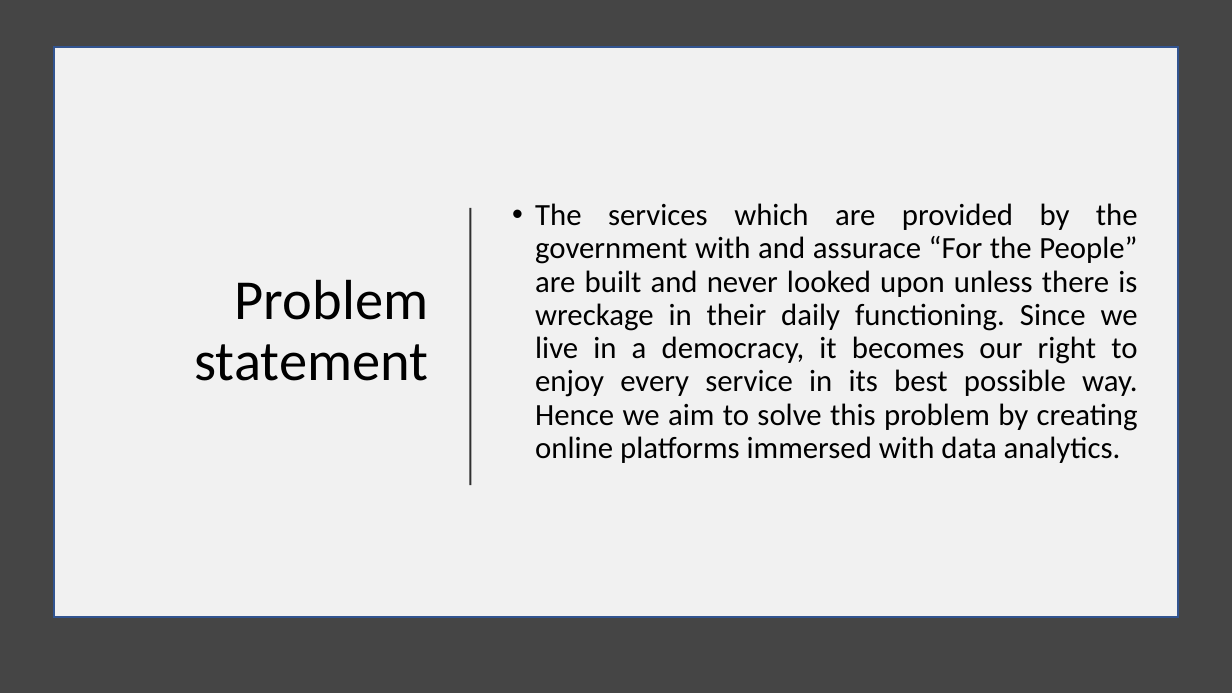
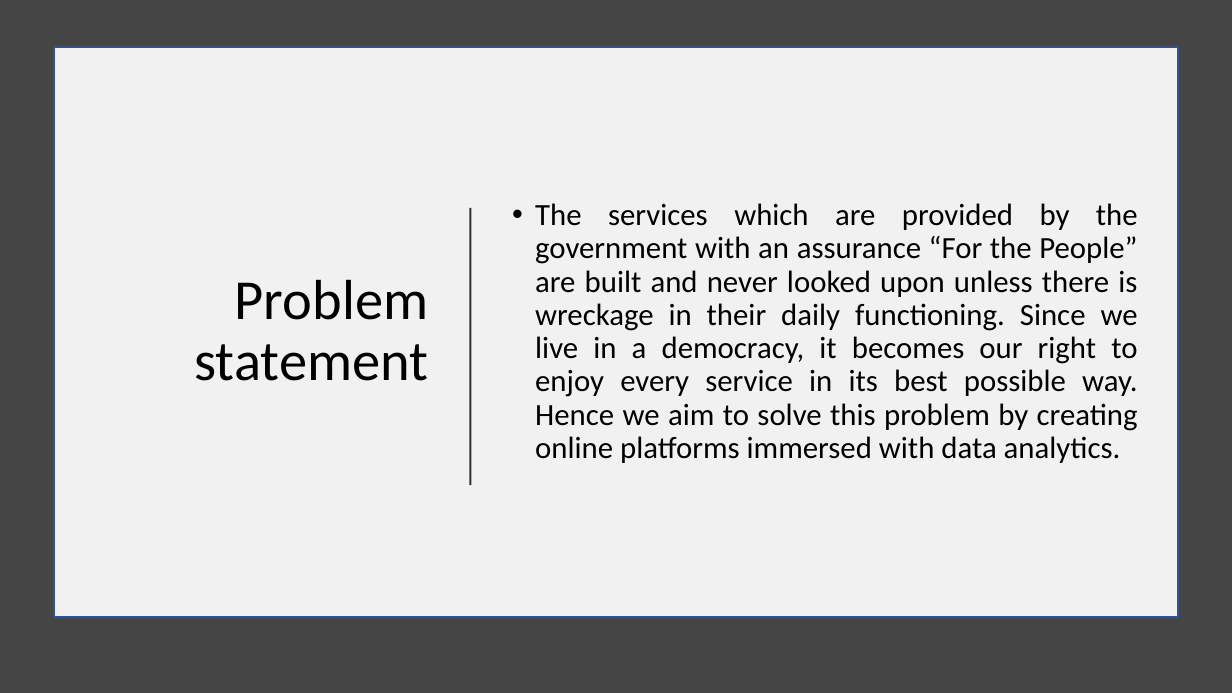
Before and after one commit to kaiwalya4850/Direct_Democracy, a slide deck: slide 3 of For The People.pptx. Drawn at 1232x693 pixels with LibreOffice and Linux fonts; fonts in the diff are those of the drawing. Boxes give left, top, right and bottom in pixels: in the first picture for what was removed or moved away, otherwise in the second. Text is boxed around its words. In the diff, an @@ line names an element or a change of style, - is before the commit and + after.

```diff
--- a/For The People.pptx
+++ b/For The People.pptx
@@ text at box(535, 203, 1138, 463): text changed @@
-• The services which are provided by the government with and assurace “For the People” are built and never looked upon unless there is wreckage in their daily functioning. Since we live in a democracy, it becomes our right to enjoy every service in its best possible way. Hence we aim to solve this problem by creating online platforms immersed with data analytics.
+• The services which are provided by the government with an assurance “For the People” are built and never looked upon unless there is wreckage in their daily functioning. Since we live in a democracy, it becomes our right to enjoy every service in its best possible way. Hence we aim to solve this problem by creating online platforms immersed with data analytics.
```
